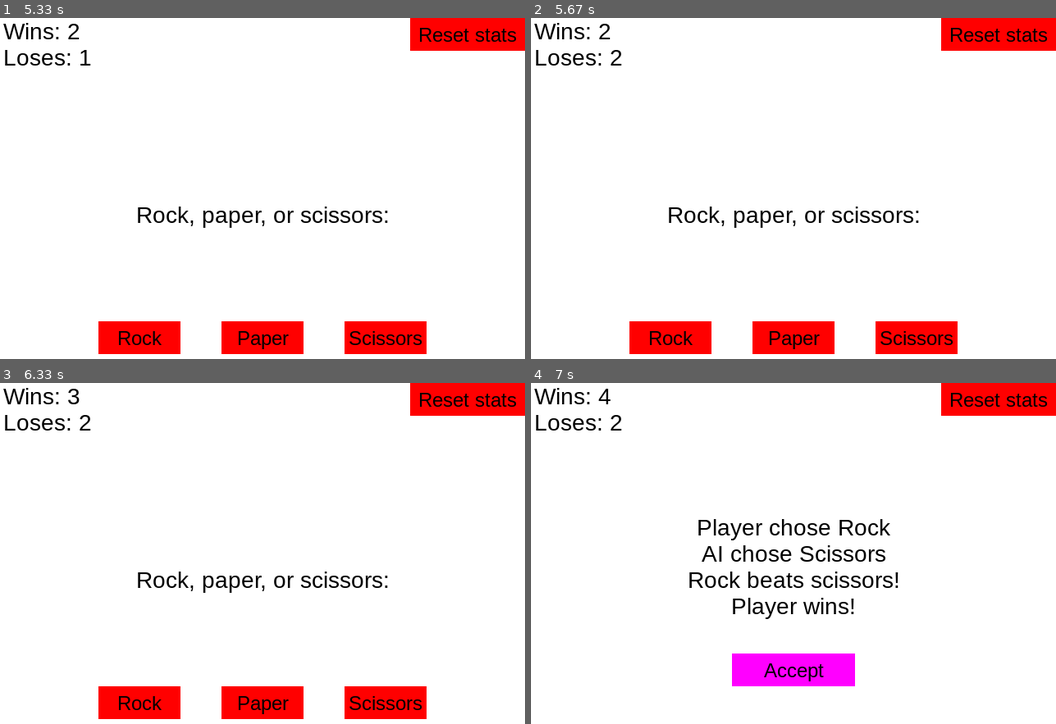
Above: before the commit, frames 1-4 (two rows, left to right).
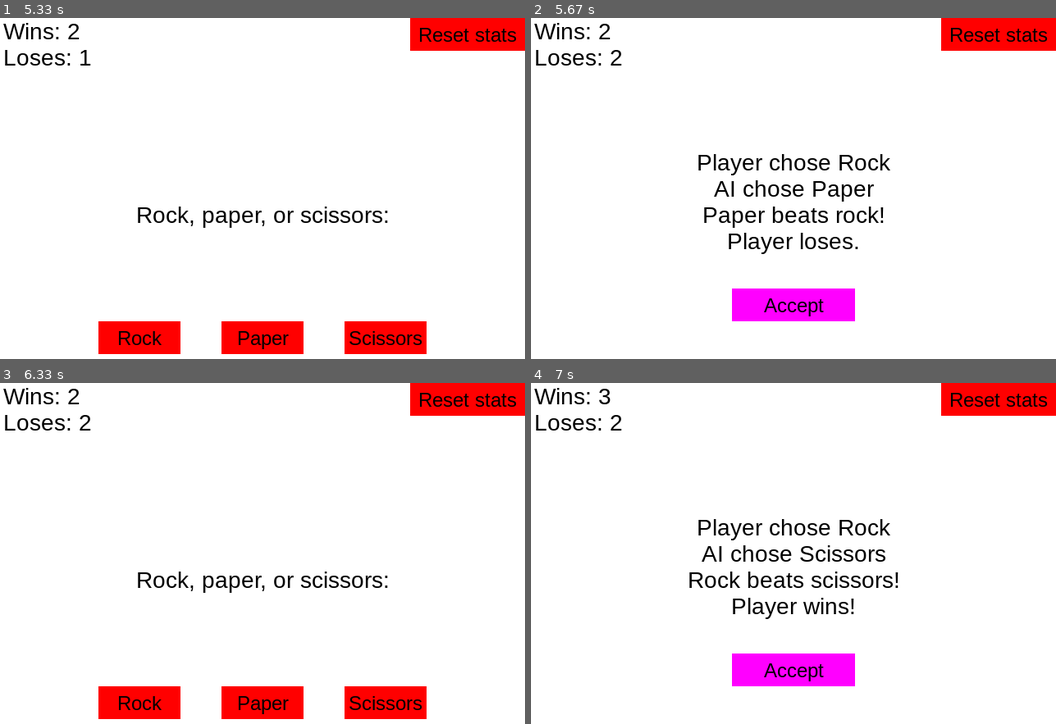
Above: after the commit, the same moments.

Repository: Hexadecane/Pygame-rock-paper-scissors
Game: pygame game, started from main/Pygame_rockpaperscissors.py
The game is run twice, just before and just after one commit, with the same random seed, the same clock (stepped at 60 frames per second) and the same inputs.
Inputs (mouse positions are in pixels of both pictures, inside the frame that each line leads up to):
- Up to frame 1 (5.33 s): click "Paper" at 0.38 s; click (225, 318) at 0.72 s; click "Scissors" at 1.05 s; press the mouse at (225, 318) at 1.37 s; move the mouse to (215, 277) at 1.47 s; release the mouse at (210, 236) at 1.6 s; click "Reset stats" at 1.72 s; press the mouse at (225, 318) at 2.03 s; move the mouse to (189, 280) at 2.13 s; release the mouse at (152, 246) at 2.27 s; click "Scissors" at 2.95 s; press the mouse at (225, 318) at 3.27 s; move the mouse to (194, 195) at 3.37 s; release the mouse at (168, 75) at 3.5 s; click (346, 335) at 3.62 s; click "Accept" at 4.28 s; click (152, 338) at 4.62 s; click (278, 294) at 4.98 s
- Up to frame 2 (5.67 s): press the mouse at (683, 338) at 5.37 s; move the mouse to (798, 318) at 5.47 s; release the mouse at (919, 301) at 5.6 s
- Up to frame 3 (6.33 s): press the mouse at (152, 703) at 5.7 s; move the mouse to (267, 591) at 5.8 s; release the mouse at (383, 481) at 5.93 s; press the mouse at (152, 703) at 6.03 s; move the mouse to (278, 679) at 6.13 s; release the mouse at (409, 652) at 6.27 s
- Up to frame 4 (7 s): press the mouse at (683, 703) at 6.37 s; move the mouse to (772, 645) at 6.47 s; release the mouse at (867, 591) at 6.6 s

Frame 1 is identical in both runs. In frame 2, 9.4% of the frame differs, in the area x 18-82%, y 39-99%; in frame 3, less than 0.1%; in frame 4, less than 0.1%.

Commit message:
Simple Python rock-paper-scissors.

Diff:
--- a/main/Pygame_rockpaperscissors.py
+++ b/main/Pygame_rockpaperscissors.py
@@ -23,8 +23,8 @@
 screen_rect = screen.get_rect()
 pygame.display.set_caption("Rock, Paper, Scissors")
 
-
 # Functions & Classes:
+
 
 def quit_game():
     """Quits the game."""
@@ -34,11 +34,14 @@
 
 
 def text_objects(text, font):
+    """Defines a text object's font and rect"""
     textsurf = font.render(text, True, BWG[0])
     return textsurf, textsurf.get_rect()
 
 
 def message_display(text, font="arial", size=28, centering=True, x=0, y=0):
+    """Displays a message. Basically a GUI version of print().
+       If centered, the x and y coordinates start at the center."""
     font_and_size = pygame.font.SysFont(font, size)
     textsurf, textrect = text_objects(text, font_and_size)
     if centering:
@@ -48,46 +51,50 @@
     screen.blit(textsurf, textrect)
 
 
-def button(msg, x, y, w, h, inactivecolor, activecolor, action=None, centering=True):
-    # x and y coordinates start at center
-    mouse = pygame.mouse.get_pos()
-    click = pygame.mouse.get_pressed()
-    if centering:
-        x = (screen_centerx-(w/2)) + x
-        y = (screen_centery-(h/2)) + y
-    if x + w > mouse[0] > x and y + h > mouse[1] > y:
+class Button:
+    """Object class for buttons."""
+    def __init__(self):
+        pass
+
+    def draw(self, msg, x, y, w, h, inactivecolor, activecolor, action=None, center=False):
+        """Draws the button object and defines its action.
+           If centered, the x and y coordinates start at the center."""
+        mouse = pygame.mouse.get_pos()
+        click = pygame.mouse.get_pressed()
+        if center:
+            x = (screen_centerx-(w/2)) + x
+            y = (screen_centery-(h/2)) + y
+        if x + w > mouse[0] > x and y + h > mouse[1] > y:
+            self.dothing(msg, x, w, y, h, activecolor, click, action)
+        else:
+            pygame.draw.rect(screen, inactivecolor, (x, y, w, h))
+        font_and_size = pygame.font.SysFont("arial", 24)
+        textsurf, textrect = text_objects(msg, font_and_size)
+        textrect.center = ((x + (w / 2)), (y + (h / 2)))
+        screen.blit(textsurf, textrect)
+
+    @staticmethod
+    def dothing(msg, x, w, y, h, activecolor, click, action):
+        global mousedown
         pygame.draw.rect(screen, activecolor, (x, y, w, h))
-        if click[0] == 1 and action is not None:
+        if click[0] == 1 and action is not None and not mousedown:
             action()
-    else:
-        pygame.draw.rect(screen, inactivecolor, (x, y, w, h))
-    font_and_size = pygame.font.SysFont("arial", 24)
-    textsurf, textrect = text_objects(msg, font_and_size)
-    textrect.center = ((x + (w / 2)), (y + (h / 2)))
-    screen.blit(textsurf, textrect)
-
-
-player_choice = ""
-
-
-def chose_r():
-    global player_choice
-    player_choice = "Rock"
-    global starting
-    starting = False
-
-
-def chose_p():
-    global player_choice
-    player_choice = "Paper"
-    global starting
-    starting = False
-
-
-def chose_s():
-    global player_choice
-    player_choice = "Scissors"
-    global starting
+            mousedown = True
+
+
+class RPSButton(Button):
+    @staticmethod
+    def dothing(msg, x, w, y, h, activecolor, click, action):
+        global mousedown
+        pygame.draw.rect(screen, activecolor, (x, y, w, h))
+        if click[0] == 1 and not mousedown:
+            choose(msg)
+            mousedown = True
+
+
+def choose(n):
+    global player_choice, starting
+    player_choice = n
     starting = False
 
 
@@ -112,6 +119,7 @@
 # Game initialization global variables:
 
 AI_choice = ""
+player_choice = ""
 
 starting = True
 reset = False
@@ -123,6 +131,11 @@
 won = False
 lost = False
 notscored = True
+mousedown = False
+
+ResetBut = Button()
+GenericBut = Button()
+ChoiceBut = RPSButton()
 
 # --- Game loop ---
 
@@ -131,22 +144,24 @@
     for event in pygame.event.get():
         if event.type == QUIT:
             quit_game()
+        if event.type == MOUSEBUTTONUP:
+            mousedown = False
+
+    # - Screen-clearing code:
+
+    screen.fill(BWG[1])
+
+    # - Game logic and drawing code:
 
     keys_pressed = pygame.key.get_pressed()
     if (keys_pressed[K_LALT] or keys_pressed[K_RALT]) and keys_pressed[K_F4]:
         quit_game()
 
-    # - Screen-clearing code:
-
-    screen.fill(BWG[1])
-
-    # - Game logic and drawing code:
-
     if starting:  # Starting condition. Lets the player choose their option.
         message_display("Rock, paper, or scissors:")
-        button("Rock", -150, 150, 100, 40, RGB[0], RGB[1], chose_r)
-        button("Paper", 0, 150, 100, 40, RGB[0], RGB[1], chose_p)
-        button("Scissors", 150, 150, 100, 40, RGB[0], RGB[1], chose_s)
+        ChoiceBut.draw("Rock", -150, 150, 100, 40, RGB[0], RGB[1], center=True)
+        ChoiceBut.draw("Paper", 0, 150, 100, 40, RGB[0], RGB[1], center=True)
+        ChoiceBut.draw("Scissors", 150, 150, 100, 40, RGB[0], RGB[1], center=True)
     else:  # Actions after the player makes their choice.
         if not AI_choice:
             AI_choice = choice(["Rock", "Paper", "Scissors"])
@@ -169,7 +184,7 @@
                 if won and notscored:
                     wincount += 1
                     notscored = False
-        button("Accept", 0, 110, 150, 40, CMY[1], CMY[0], accept)
+        GenericBut.draw("Accept", 0, 110, 150, 40, CMY[1], CMY[0], accept, center=True)
         if reset:
             AI_choice = ""
             starting = True
@@ -180,7 +195,7 @@
 
     message_display("Wins: %i" % wincount, centering=False, x=4)
     message_display("Loses: %i" % losecount, centering=False, x=4, y=32)
-    button("Reset stats", screen_width - 140, 0, 140, 40, RGB[0], RGB[1], resetstats, centering=False)
+    ResetBut.draw("Reset stats", screen_width - 140, 0, 140, 40, RGB[0], RGB[1], resetstats)
 
     # - Display updating and clock ticking code:
 
